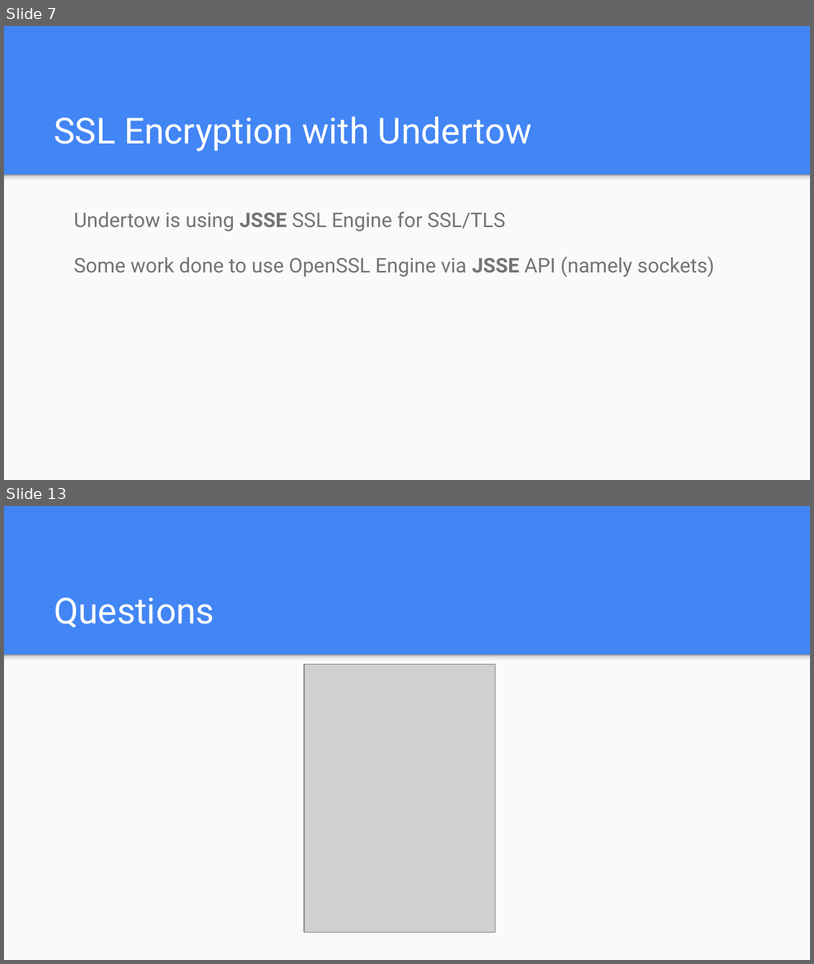
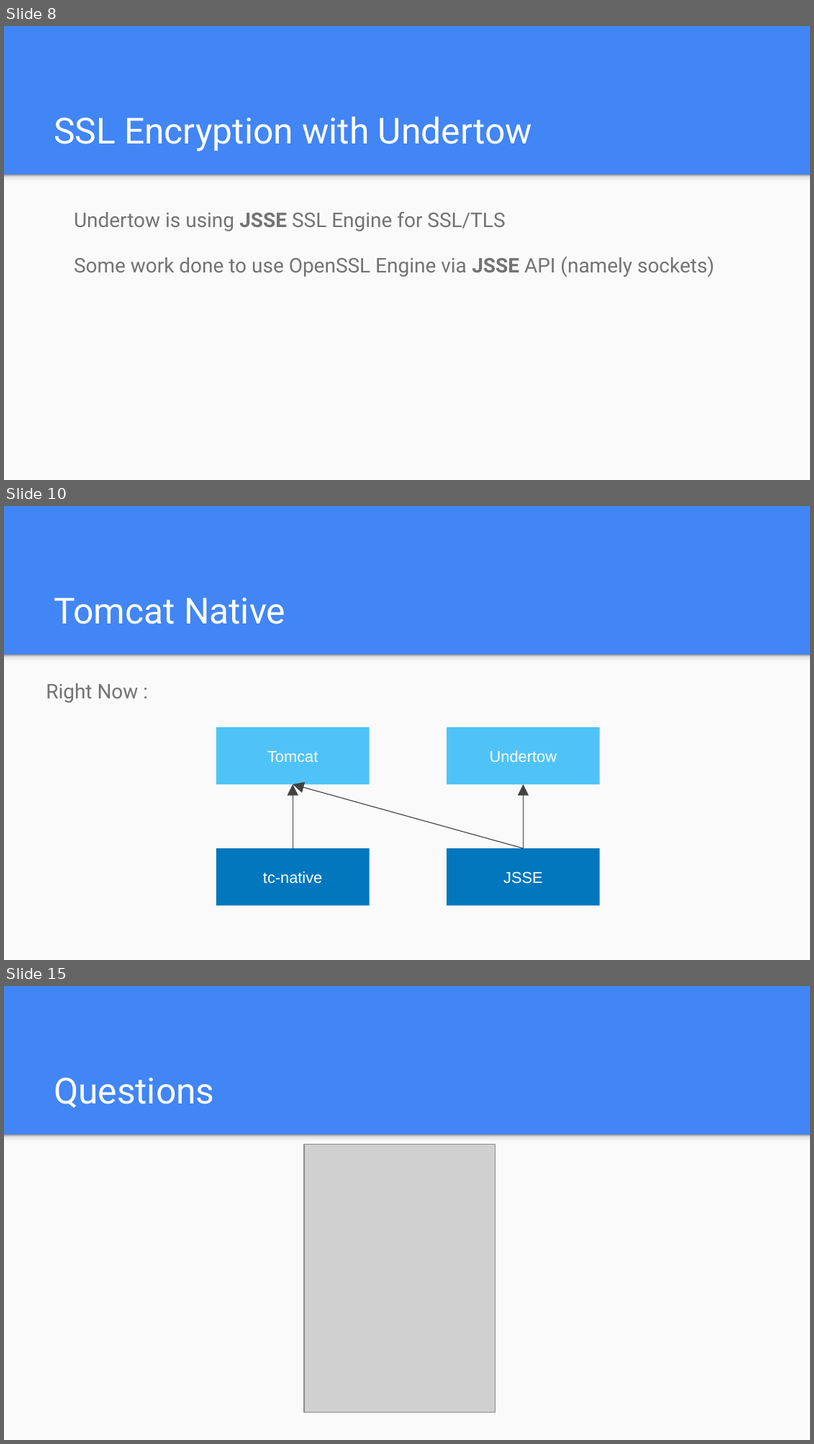
Before and after one commit to jocelynthode/tomcat-native2-doc, a slide deck: initial_presentation.pptx. Shown one above the other, each under a label of ours: slides 7 and 13 before the commit, slides 8, 10 and 15 after it; the slides between them are not shown. The pictures are 814x964 and 814x1444 pixels, drawn with LibreOffice and Linux fonts; fonts in the diff are those of the drawing; grey boxes stand for pictures. Boxes give left, top, right and bottom in pixels: in the first picture for what was removed or moved away, otherwise in the second. Text is boxed around its words. In the diff, an @@ line names an element or a change of style, - is before the commit and + after.

```diff
--- a/initial_presentation.pptx
+++ b/initial_presentation.pptx
@@ slide 10 added at [4, 506, 810, 960], background #4285F4; not listed: 2 template elements that a slide beside it also shows @@
@@ title added at [54, 597, 286, 624], 32 pt, text #FFFFFF @@
+Tomcat Native
@@ text added at [46, 683, 139, 703], 18 pt, text #737373 @@
+Right Now :
@@ rectangle added at [216, 727, 369, 784], fill #4FC3F7, 14 pt, text #FFFFFF @@
+Tomcat
@@ rectangle added at [447, 727, 600, 784], fill #4FC3F7, 14 pt, text #FFFFFF @@
+Undertow
@@ arrow added from (523, 848) to (293, 784), #424242 0.75 pt @@
@@ arrow added from (293, 848) to (293, 784), #424242 0.75 pt @@
@@ arrow added from (523, 848) to (523, 784), #424242 0.75 pt @@
@@ rectangle added at [216, 848, 369, 905], fill #0277BD, 14 pt, text #FFFFFF @@
+tc-native
@@ rectangle added at [447, 848, 600, 905], fill #0277BD, 14 pt, text #FFFFFF @@
+JSSE
@@ what was slide 7 is now slide 8 @@
@@ what was slide 13 is now slide 15 @@
```
Also in this commit, not shown: 3 slides changed, 4 other slides added, 3 slides removed, 1 other file.
